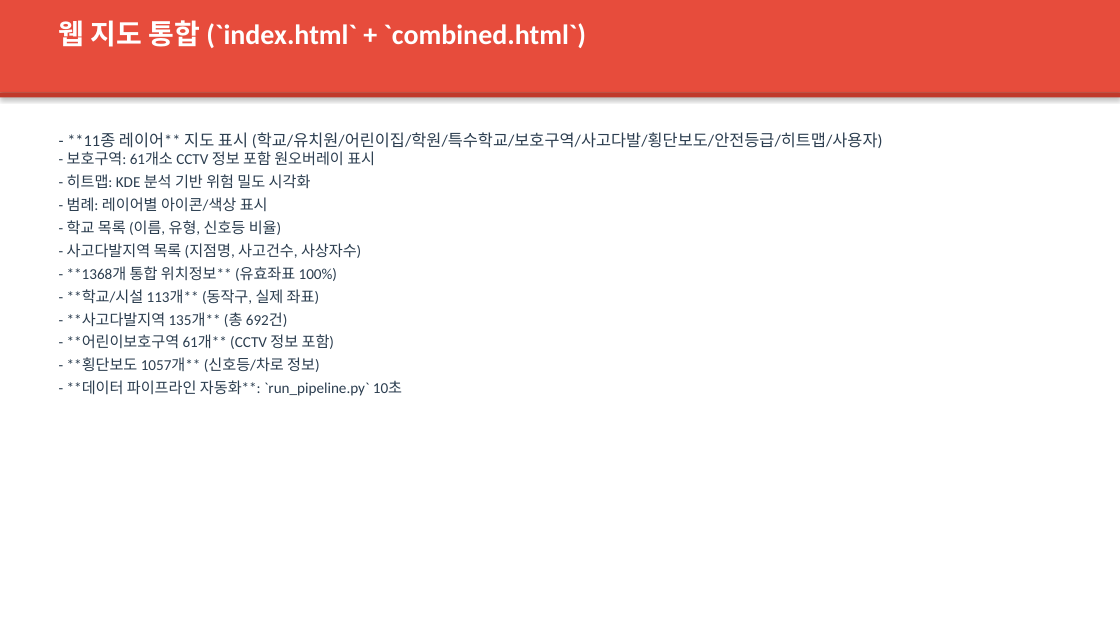
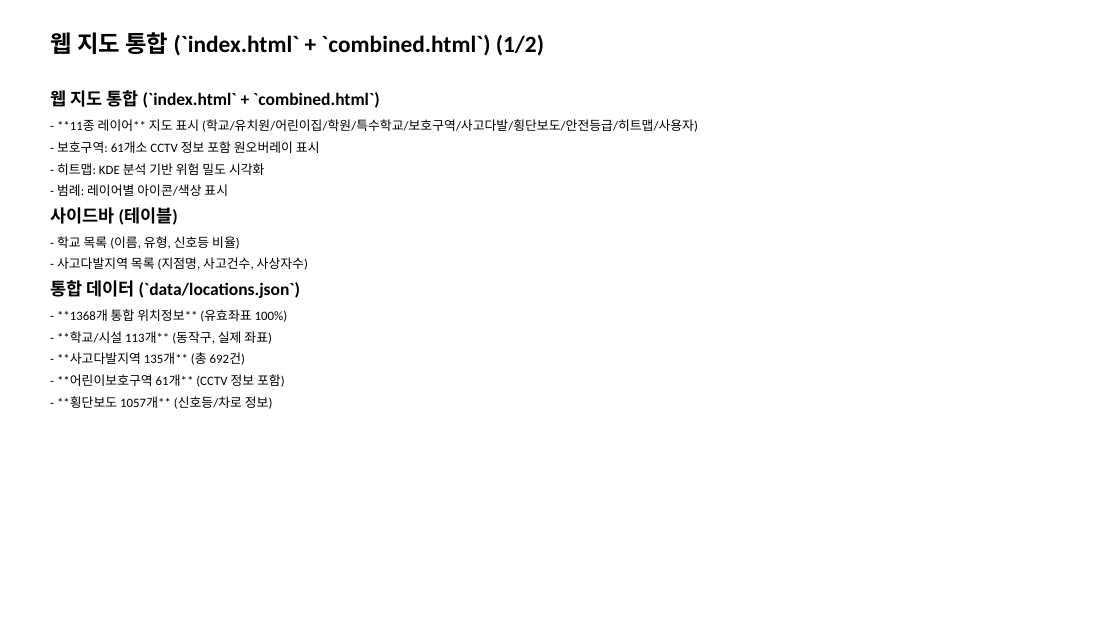
Before and after one commit to feelmydream80-sys/kidssafty, a slide deck: slide 9 of submission/ppt/KidsSafeAI_PPT_v4.pptx (slide 14 before the commit). Drawn at 1120x630 pixels with LibreOffice and Linux fonts; fonts in the diff are those of the drawing. Boxes give left, top, right and bottom in pixels: in the first picture for what was removed or moved away, otherwise in the second. Text is boxed around its words. In the diff, an @@ line names an element or a change of style, - is before the commit and + after.

Commit message:
fix: md_to_pptx.py 단순화 - 흰배경, 페이지 분할, 테이블 렌더링

```diff
--- a/submission/ppt/KidsSafeAI_PPT_v4.pptx
+++ b/submission/ppt/KidsSafeAI_PPT_v4.pptx
@@ rectangle removed at [0, 0, 1120, 92] @@
@@ text at [50, 32, 544, 56]: text changed; size 24 to 20 pt; text colour #FFFFFF to #000000 @@
-웹 지도 통합 (`index.html` + `combined.html`)
+웹 지도 통합 (`index.html` + `combined.html`) (1/2)
@@ text added at [50, 87, 379, 110], 15 pt, text #000000, bold @@
+웹 지도 통합 (`index.html` + `combined.html`)
@@ rectangle removed at [0, 92, 1120, 97] @@
@@ text added at [57, 119, 698, 132], 11 pt, text #000000 @@
+- **11종 레이어** 지도 표시 (학교/유치원/어린이집/학원/특수학교/보호구역/사고다발/횡단보도/안전등급/히트맵/사용자)
@@ text added at [57, 141, 320, 153], 11 pt, text #000000 @@
+- 보호구역: 61개소 CCTV 정보 포함 원오버레이 표시
@@ text removed at [67, 132, 883, 396] @@
-- **11종 레이어** 지도 표시 (학교/유치원/어린이집/학원/특수학교/보호구역/사고다발/횡단보도/안전등급/히트맵/사용자)
-- 보호구역: 61개소 CCTV 정보 포함 원오버레이 표시
-- 히트맵: KDE 분석 기반 위험 밀도 시각화
-- 범례: 레이어별 아이콘/색상 표시
-- 학교 목록 (이름, 유형, 신호등 비율)
-- 사고다발지역 목록 (지점명, 사고건수, 사상자수)
-- **1368개 통합 위치정보** (유효좌표 100%)
-- **학교/시설 113개** (동작구, 실제 좌표)
-- **사고다발지역 135개** (총 692건)
-- **어린이보호구역 61개** (CCTV 정보 포함)
-- **횡단보도 1057개** (신호등/차로 정보)
-- **데이터 파이프라인 자동화**: `run_pipeline.py` 10초
@@ text added at [57, 163, 264, 175], 11 pt, text #000000 @@
+- 히트맵: KDE 분석 기반 위험 밀도 시각화
@@ text added at [50, 207, 178, 225], 15 pt, text #000000, bold @@
+사이드바 (테이블)
@@ text added at [57, 184, 228, 196], 11 pt, text #000000 @@
+- 범례: 레이어별 아이콘/색상 표시
@@ text added at [57, 236, 240, 249], 11 pt, text #000000 @@
+- 학교 목록 (이름, 유형, 신호등 비율)
@@ text added at [57, 257, 308, 270], 11 pt, text #000000 @@
+- 사고다발지역 목록 (지점명, 사고건수, 사상자수)
@@ text added at [50, 280, 300, 298], 15 pt, text #000000, bold @@
+통합 데이터 (`data/locations.json`)
@@ text added at [57, 309, 288, 322], 11 pt, text #000000 @@
+- **1368개 통합 위치정보** (유효좌표 100%)
@@ text added at [57, 331, 272, 344], 11 pt, text #000000 @@
+- **학교/시설 113개** (동작구, 실제 좌표)
@@ text added at [57, 353, 245, 365], 11 pt, text #000000 @@
+- **사고다발지역 135개** (총 692건)
@@ text added at [57, 374, 285, 387], 11 pt, text #000000 @@
+- **어린이보호구역 61개** (CCTV 정보 포함)
@@ text added at [57, 396, 273, 409], 11 pt, text #000000 @@
+- **횡단보도 1057개** (신호등/차로 정보)
```
Also in this commit, not shown: 13 other slides changed, 6 slides added, 14 slides removed, 1 other file.
